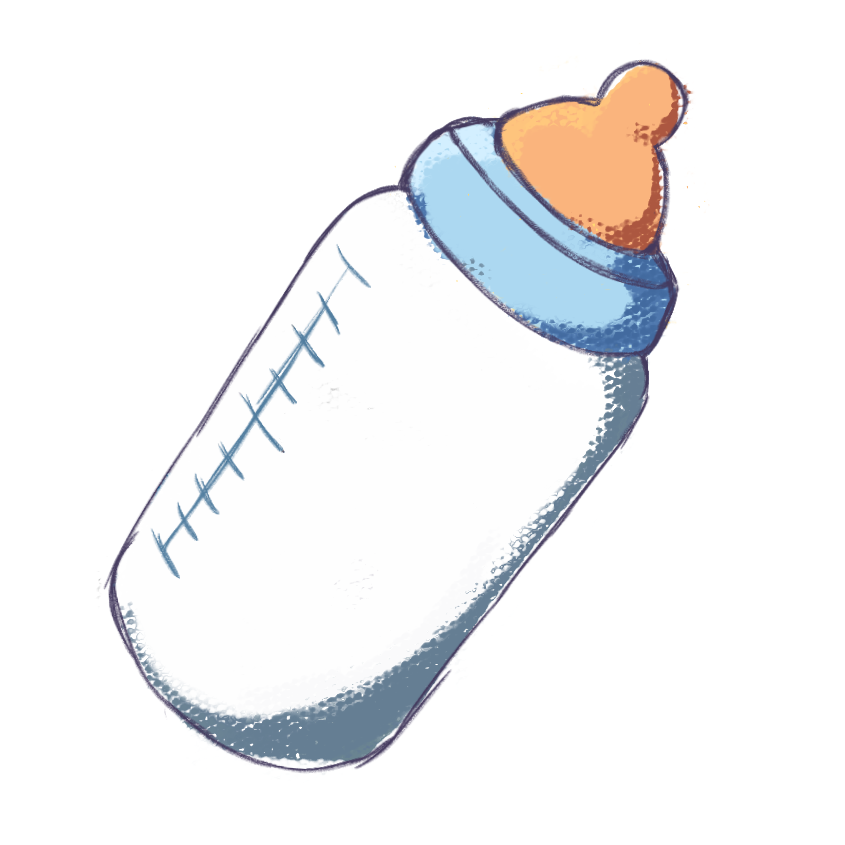
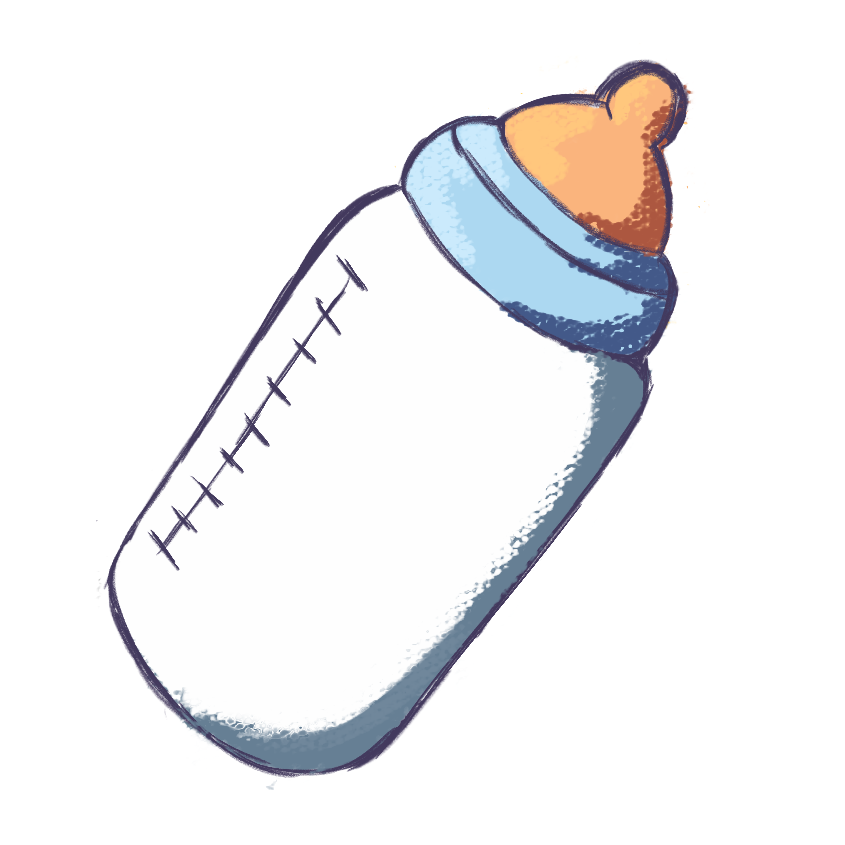
Layer changes from the first 845 x 845 image to the second:
showed "Layer 8" over [108, 63, 683, 790]
showed "Layer 7 copy" over [96, 63, 687, 776]
